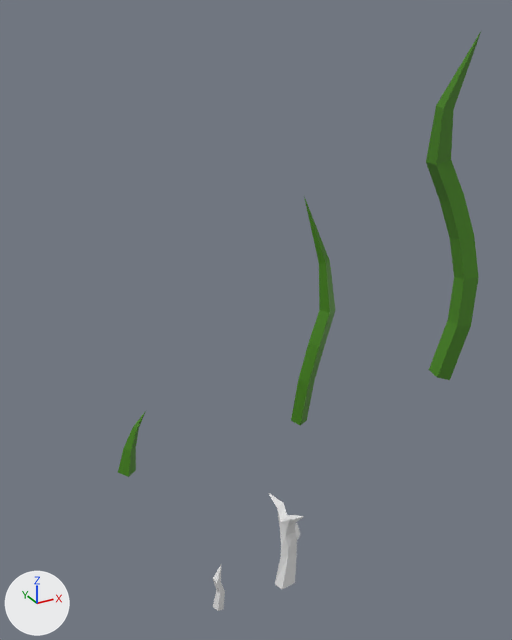
The Blender file Assets/Plants/Tomato/Tomato.blend: old version first, new version second.
One viewpoint serves both versions: a 50 mm lens placed at (-1.65, -5.53, 4.06), pointed at (1.18, -0.39, 1.48). The axes (+X, +Y, +Z) are drawn at lower left. The lights are the same throughout.

The scene before the commit, as lines of its bpy script (objects in view):
```python
ob_old_stage_2 = bpy.data.objects.new('Old Stage 2', me_cube_002)
ob_old_stage_2.location = (0.59, -1.94, 0.0)
ob_stage2 = bpy.data.objects.new('Stage2', cu_nurbspath)
ob_stage2.location = (1.9, 0.0, 0.0)
ob_stage2.scale = (0.615, 0.615, 0.615)
ob_stage3 = bpy.data.objects.new('Stage3', cu_nurbspath_002)
ob_stage3.location = (4.01, 0.0, 0.0)
ob_stage3.scale = (0.615, 0.615, 0.615)
```
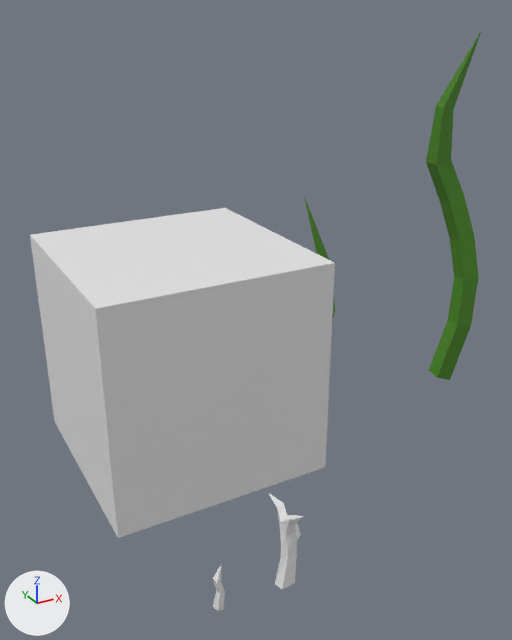
The edits, one by one:
Mesh me_cube is new.
It is a box spanning x -1.0..1.0, y -1.0..1.0, z -1.0..1.0.
Object 'Cube-col' (ob_cube_col) is new; it shows me_cube.
Its parent is ob_stage1.
Its matrix parent inverse is Matrix(((599.2, 0.0, 0.0, -120.4), (0.0, 599.2, 0.0, 33.33), (0.0, 0.0, 599.2, -390.0), (0.0, 0.0, 0.0, 1.0))).
Its location is (0.56, -0.0291, 1.156).

Location of each change, [x1, y1, x2, y2] in pixels of the pictures (512 x 640 px):
'Cube-col', added: after [30, 208, 335, 538]
'Stage2', unchanged, covered by the edit: before [291, 197, 336, 426]; after [304, 197, 336, 320]
